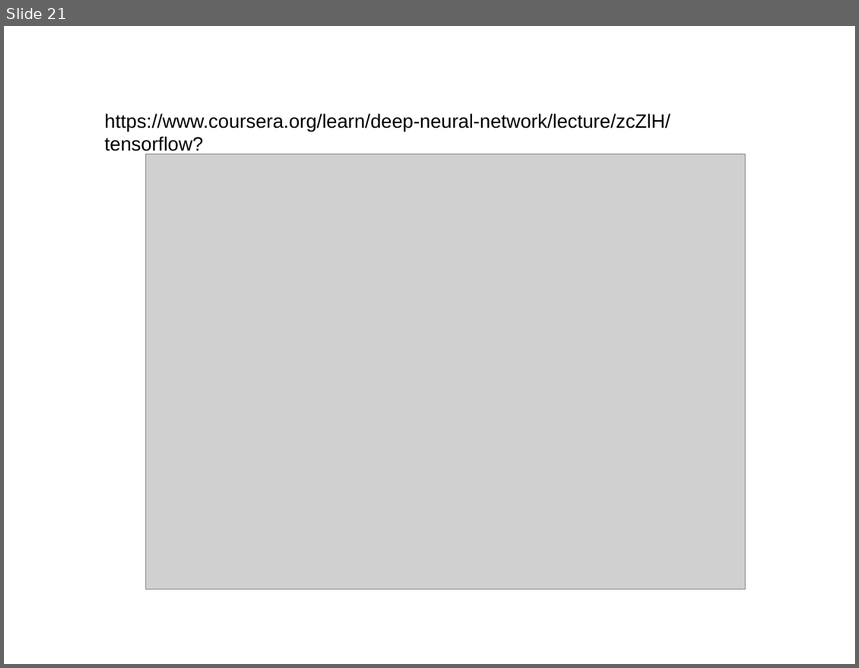
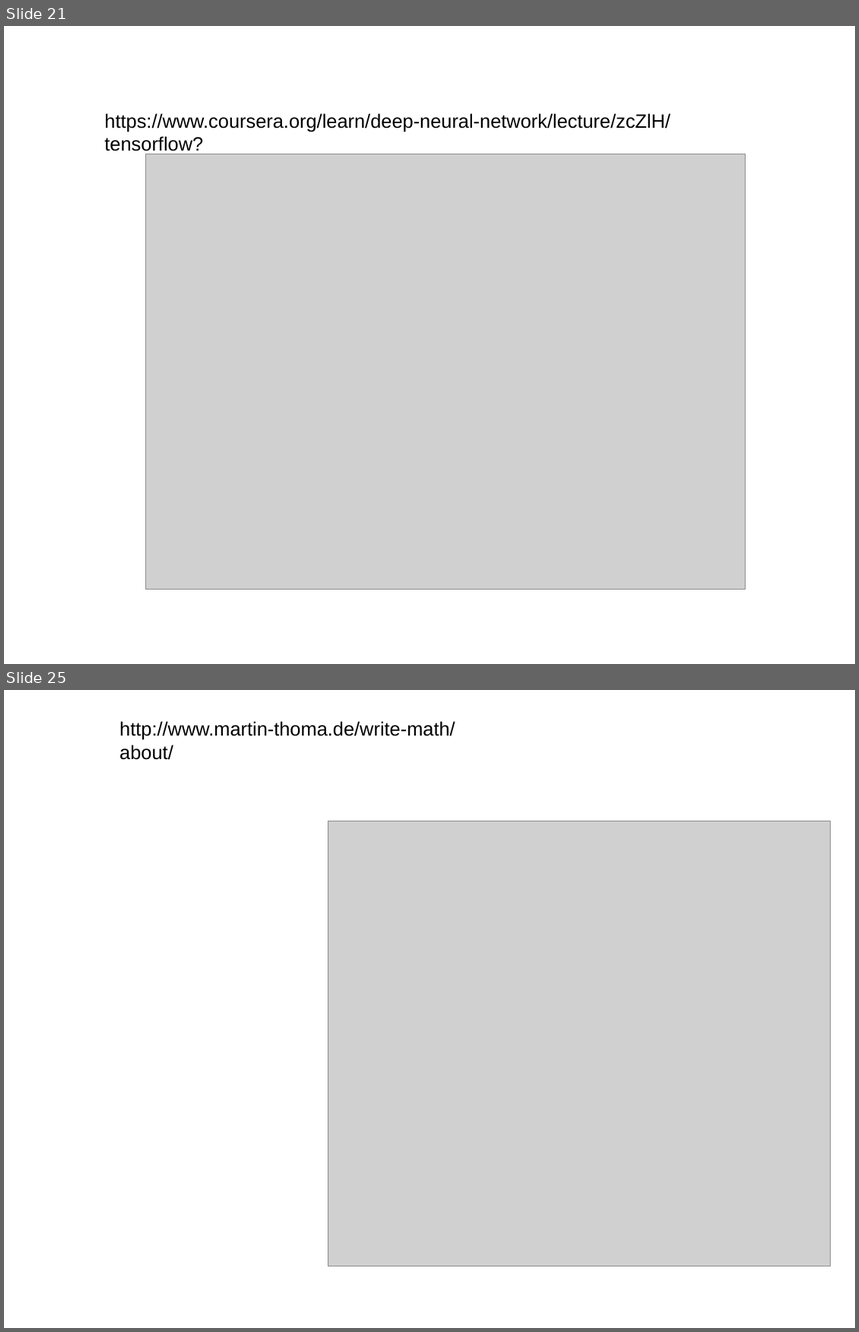
Before and after one commit to rosepark222/RNN-for-adding-two-binary-numbers, a slide deck: RNN.odp. Shown one above the other, each under a label of ours: slide 21 before the commit, slides 21 and 25 after it; the slides between them are not shown. The pictures are 859x668 and 859x1332 pixels, drawn with LibreOffice and Linux fonts; fonts in the diff are those of the drawing; grey boxes stand for pictures. Boxes give left, top, right and bottom in pixels: in the first picture for what was removed or moved away, otherwise in the second. Text is boxed around its words. In the diff, an @@ line names an element or a change of style, - is before the commit and + after.

```diff
--- a/RNN.odp
+++ b/RNN.odp
@@ slide 25 added at [4,690,855,1328], background #FFFFFF @@
@@ text added at [120,721,455,760], 18 pt, text #000000 @@
+http://www.martin-thoma.de/write-math/about/
@@ picture added at [329,821,830,1267] @@
```
Also in this commit, not shown: 1 slide changed, 7 other slides added, 2 slides removed.
